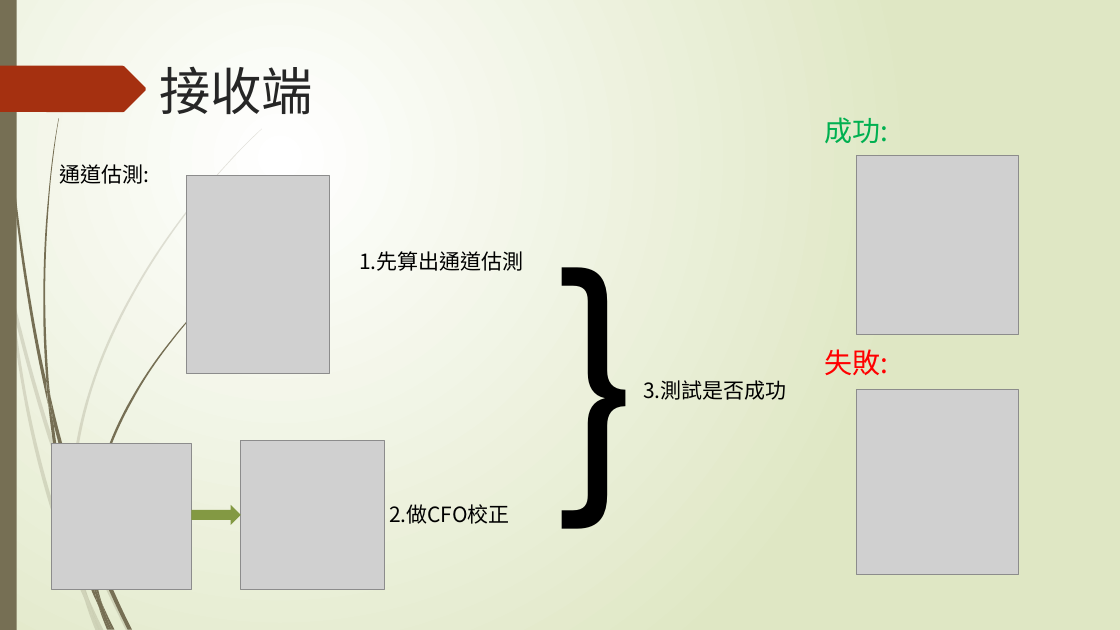
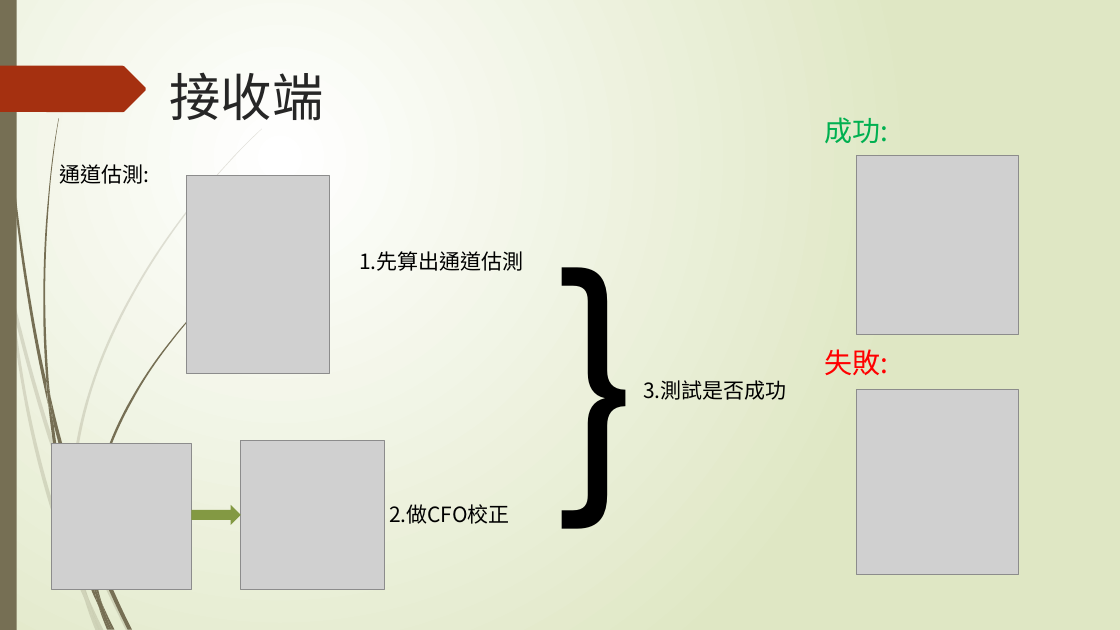
Before and after one commit to NIUWCSP/OTSM, a slide deck: slide 8 of report/以SDR實現OTSM通訊技術.pptx (slide 7 before the commit). Drawn at 1120x630 pixels with LibreOffice and Linux fonts; fonts in the diff are those of the drawing; grey boxes stand for pictures. Boxes give left, top, right and bottom in pixels: in the first picture for what was removed or moved away, otherwise in the second. Text is boxed around its words. In the diff, an @@ line names an element or a change of style, - is before the commit and + after.

```diff
--- a/report/以SDR實現OTSM通訊技術.pptx
+++ b/report/以SDR實現OTSM通訊技術.pptx
@@ title "接收端": place and size @@
-title "接收端" at <box>159,66,313,115</box>
+title "接收端" at <box>170,72,324,121</box>
```
Also in this commit, not shown: 11 other slides changed, 1 slide added, 1 slide removed.
